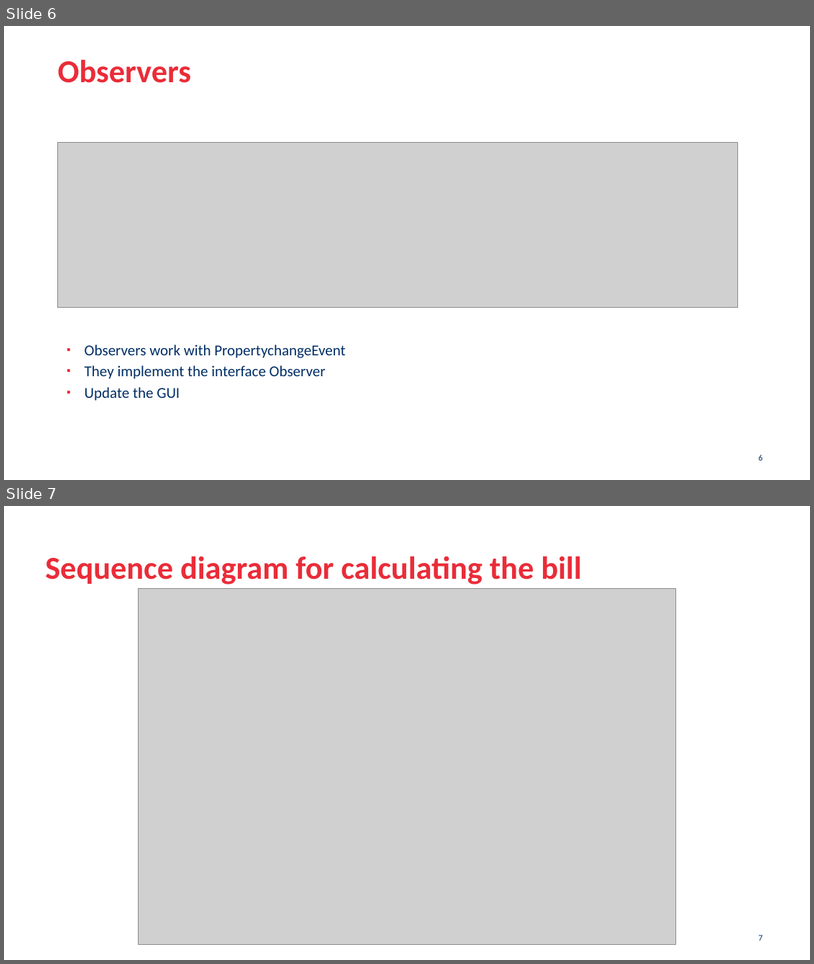
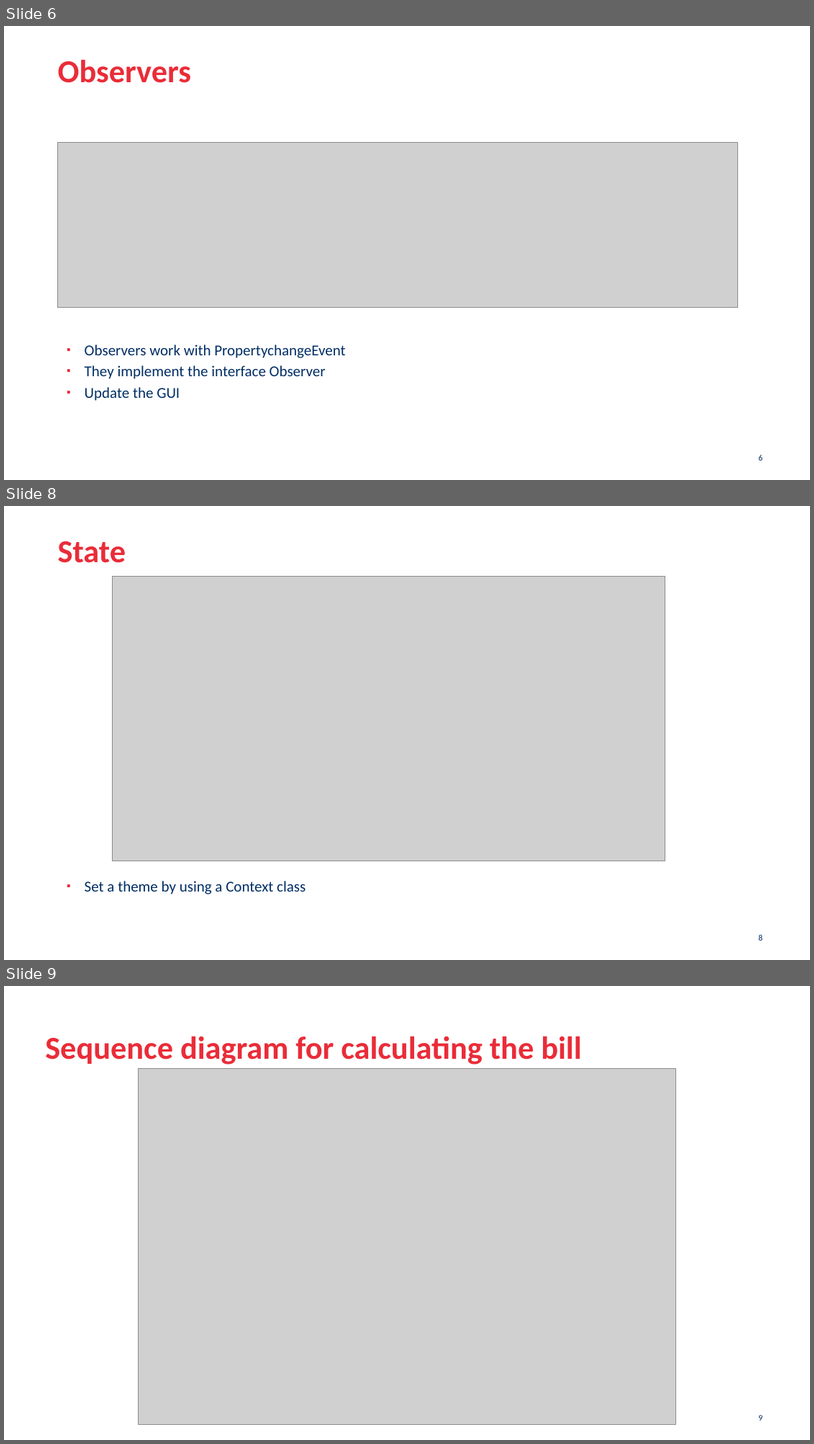
Before and after one commit to Wocco/MoneyTracker, a slide deck: moneytracker_presentation.pptx. Shown one above the other, each under a label of ours: slides 6 and 7 before the commit, slides 6, 8 and 9 after it; the slides between them are not shown. The pictures are 814x964 and 814x1444 pixels, drawn with LibreOffice and Linux fonts; fonts in the diff are those of the drawing; grey boxes stand for pictures; background and template pictures are left out. Boxes give left, top, right and bottom in pixels: in the first picture for what was removed or moved away, otherwise in the second. Text is boxed around its words. In the diff, an @@ line names an element or a change of style, - is before the commit and + after.

```diff
--- a/moneytracker_presentation.pptx
+++ b/moneytracker_presentation.pptx
@@ slide 8 added at bbox=[4, 506, 810, 960], background #FFFFFF @@
@@ title added at bbox=[58, 541, 126, 563], 38 pt, text #EA2C38, bold @@
+State
@@ picture added at bbox=[112, 576, 665, 861] @@
@@ text added at bbox=[85, 880, 306, 894], 18 pt, text #002E65 @@
+▪ Set a theme by using a Context class
@@ page number added at bbox=[759, 934, 763, 940], 10 pt, text #002E65 @@
+8
@@ what was slide 7 is now slide 9 @@
@@ page number at bbox=[759, 1414, 763, 1420]: text changed @@
-7
+9
```
Also in this commit, not shown: 2 other slides added, 3 other files.
